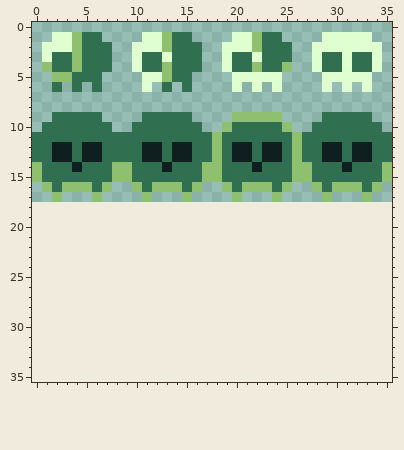
Pixel-art sprite, stored at skylands-of-solarus/data/sprites/hud/b_hearts.png. The picture above was drawn from the file before the commit.
The file is 36x18 pixels. The old version is drawn lined up with the new one, on the new canvas.
Once edited:
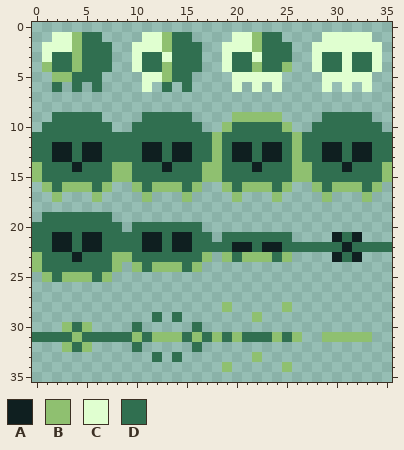
Palette (. is transparent): A #0f1f20  B #8fc070  C #e0ffd0  D #306f50
The edit:
{"change": "canvas 36x18 -> 36x36"}
{"y":19,"x":1,"old":".......","new":"DDDDDDD"}
{"y":20,"x":0,"old":".........","new":"DDDDDDDDD"}
{"y":20,"x":10,"old":".......","new":"DDDDDDD"}
{"y":21,"x":0,"old":"..................","new":"DDAADAADDDDAADAADD"}
{"y":21,"x":19,"old":".......","new":"DDDDDDD"}
{"y":21,"x":30,"old":"...","new":"ADA"}
{"y":22,"x":0,"old":"....................................","new":"DDAADAADDDDAADAADDDDAADAADDDDDDADDDD"}
{"y":23,"x":0,"old":"..................","new":"BDDDADDDBBDDDDDDDB"}
{"y":23,"x":19,"old":".......","new":"BDBBBDB"}
{"y":23,"x":30,"old":"...","new":"ADA"}
{"y":24,"x":0,"old":".........","new":"BDDDDDDDB"}
{"y":24,"x":10,"old":".......","new":"BDBBBDB"}
{"y":25,"x":1,"old":".......","new":"BDBBBDB"}
{"y":28,"x":19,"old":".","new":"B"}
{"y":28,"x":25,"old":".","new":"B"}
{"y":29,"x":12,"old":".","new":"D"}
{"y":29,"x":14,"old":".","new":"D"}
{"y":29,"x":22,"old":".","new":"B"}
{"y":30,"x":3,"old":"...","new":"BDB"}
{"y":30,"x":10,"old":".","new":"D"}
{"y":30,"x":16,"old":".","new":"D"}
{"y":31,"x":0,"old":"...........................","new":"DDDDBDDDDDBDBBBDBDBDBDDDBDB"}
{"y":31,"x":29,"old":".....","new":"BBBBB"}
{"y":32,"x":3,"old":"...","new":"BDB"}
{"y":32,"x":10,"old":".","new":"D"}
{"y":32,"x":16,"old":".","new":"D"}
{"y":33,"x":12,"old":".","new":"D"}
{"y":33,"x":14,"old":".","new":"D"}
{"y":33,"x":22,"old":".","new":"B"}
{"y":34,"x":19,"old":".","new":"B"}
{"y":34,"x":25,"old":".","new":"B"}
{"label":"added","picture_box":[32,212,392,372]}
